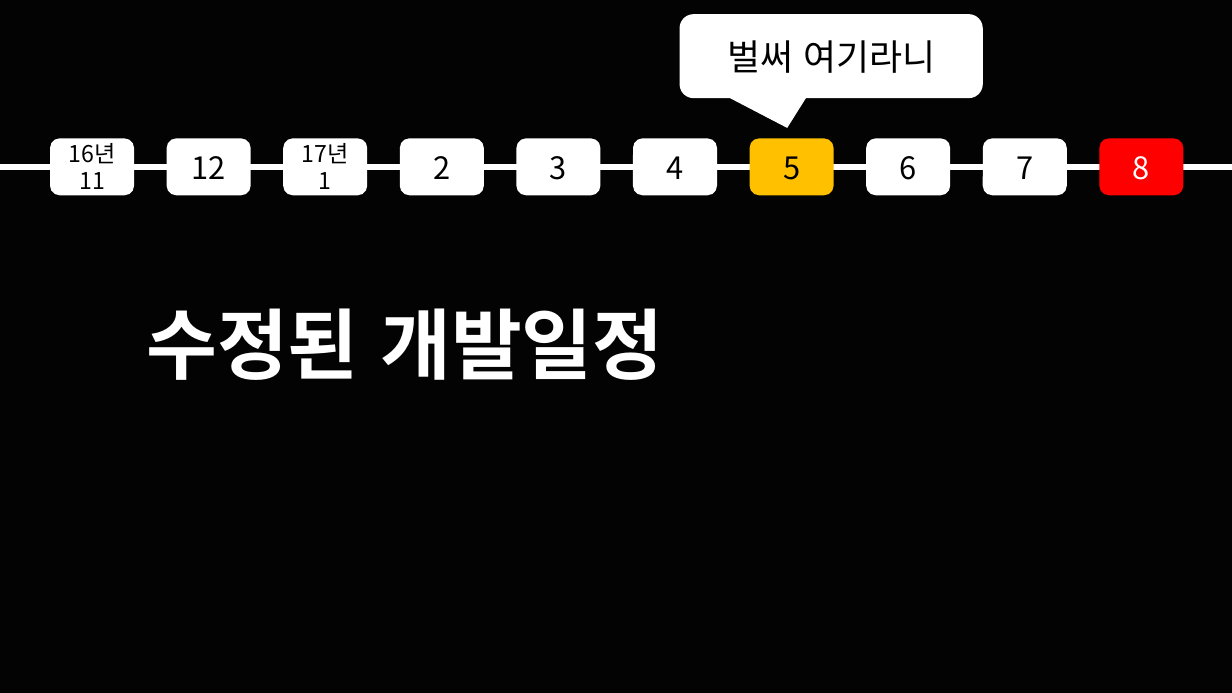
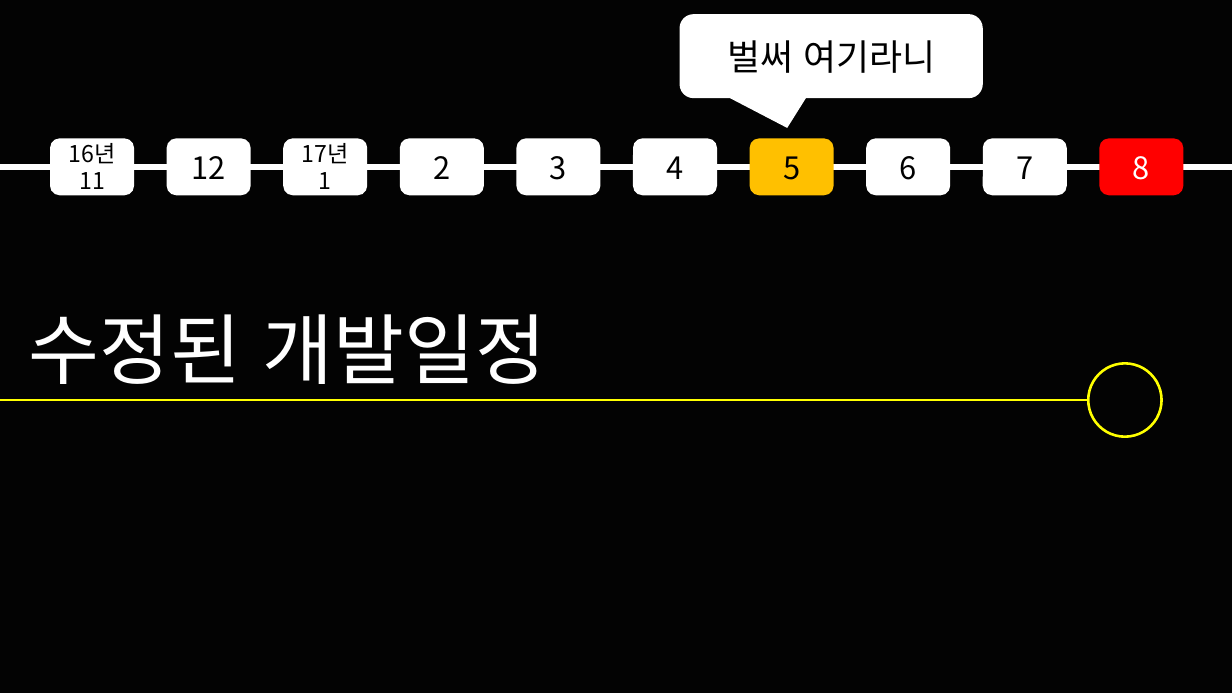
Before and after one commit to korleinster/gamebusdriver, a slide deck: slide 14 of documents/중간발표/노루막이_김형준_신창섭_홍승필_허지훈.pptx (slide 10 before the commit). Drawn at 1232x693 pixels with LibreOffice and Linux fonts; fonts in the diff are those of the drawing; background and template pictures are left out. Boxes give left, top, right and bottom in pixels: in the first picture for what was removed or moved away, otherwise in the second. Text is boxed around its words. In the diff, an @@ line names an element or a change of style, - is before the commit and + after.

Commit message:
[신창섭]중간발표 피티 수정
1. 냉무

```diff
--- a/documents/중간발표/노루막이_김형준_신창섭_홍승필_허지훈.pptx
+++ b/documents/중간발표/노루막이_김형준_신창섭_홍승필_허지훈.pptx
@@ text "수정된 개발일정": place and size @@
-text "수정된 개발일정" at [146,308,663,380]
+text "수정된 개발일정" at [29,314,546,384]
@@ text "수정된 개발일정" at [29,314,546,384]: bold off @@
@@ ellipse added at [1089,363,1162,436], outline #FFFF00 2 pt @@
@@ line added from (0, 400) to (1089, 400), #FFFF00 2 pt @@
```
Also in this commit, not shown: 13 other slides changed, 5 slides added, 1 slide removed, 2 other files.
